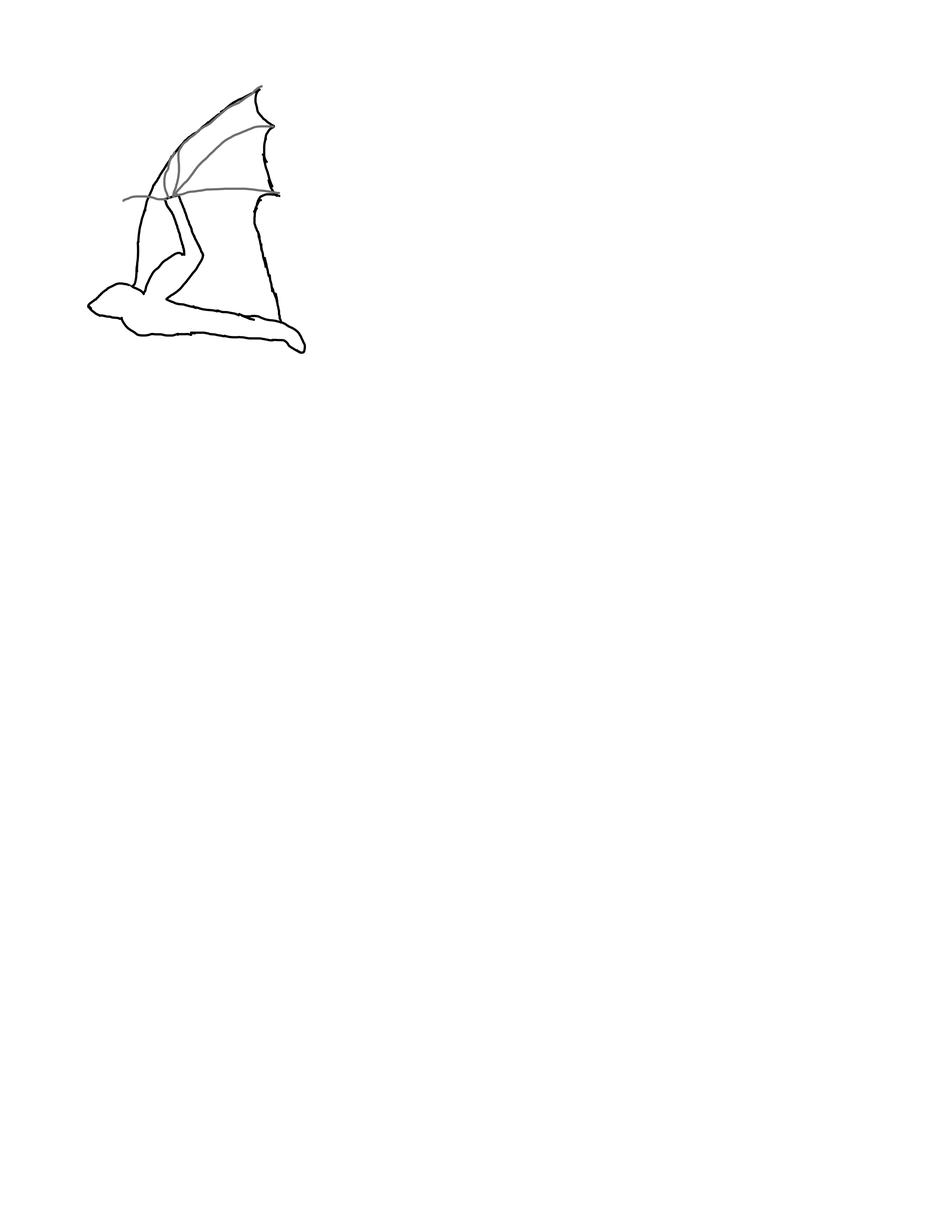
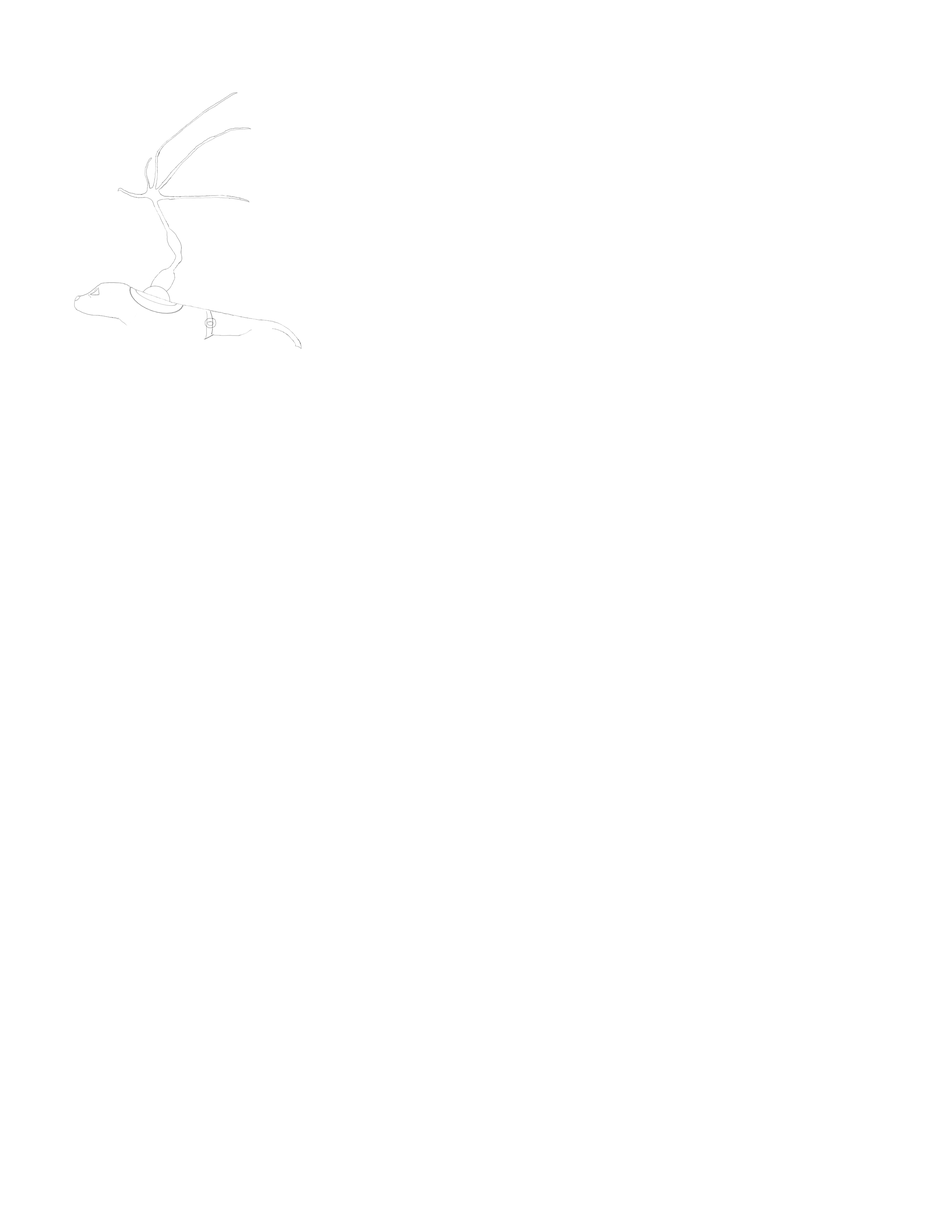
Revision of a layered 950x1229 image; what changed, layer by layer:
removed layer "Paint Layer 5" over [119, 84, 281, 215]
removed layer "Paint Layer 6" over [238, 119, 301, 334]
removed layer "Paint Layer 1" over [74, 84, 307, 354]
added layer "arm" above "shoulder" over [74, 84, 301, 334]
added layer "shoulder" above "sketch1" over [74, 214, 215, 346]
added layer "sketch1" above "r o u g h" over [74, 84, 307, 354]
showed "Background", painted on it over [74, 84, 307, 354]
